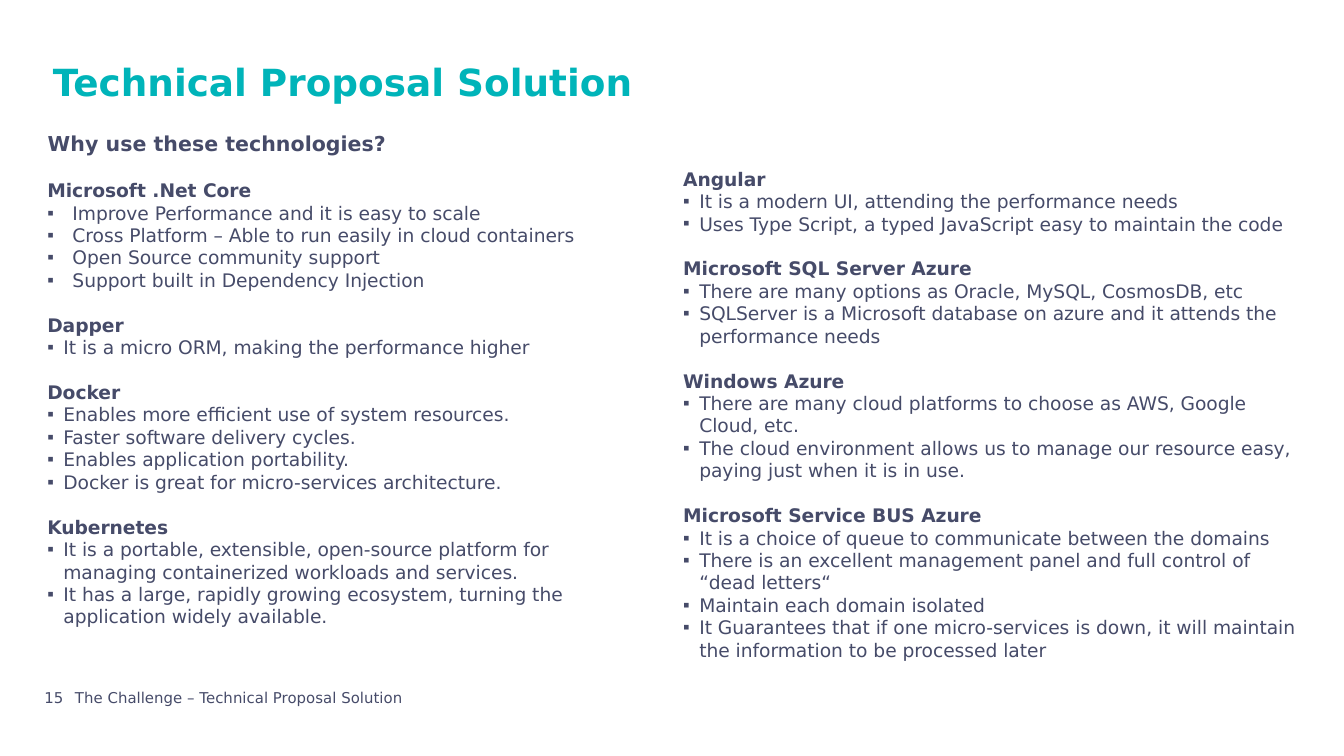
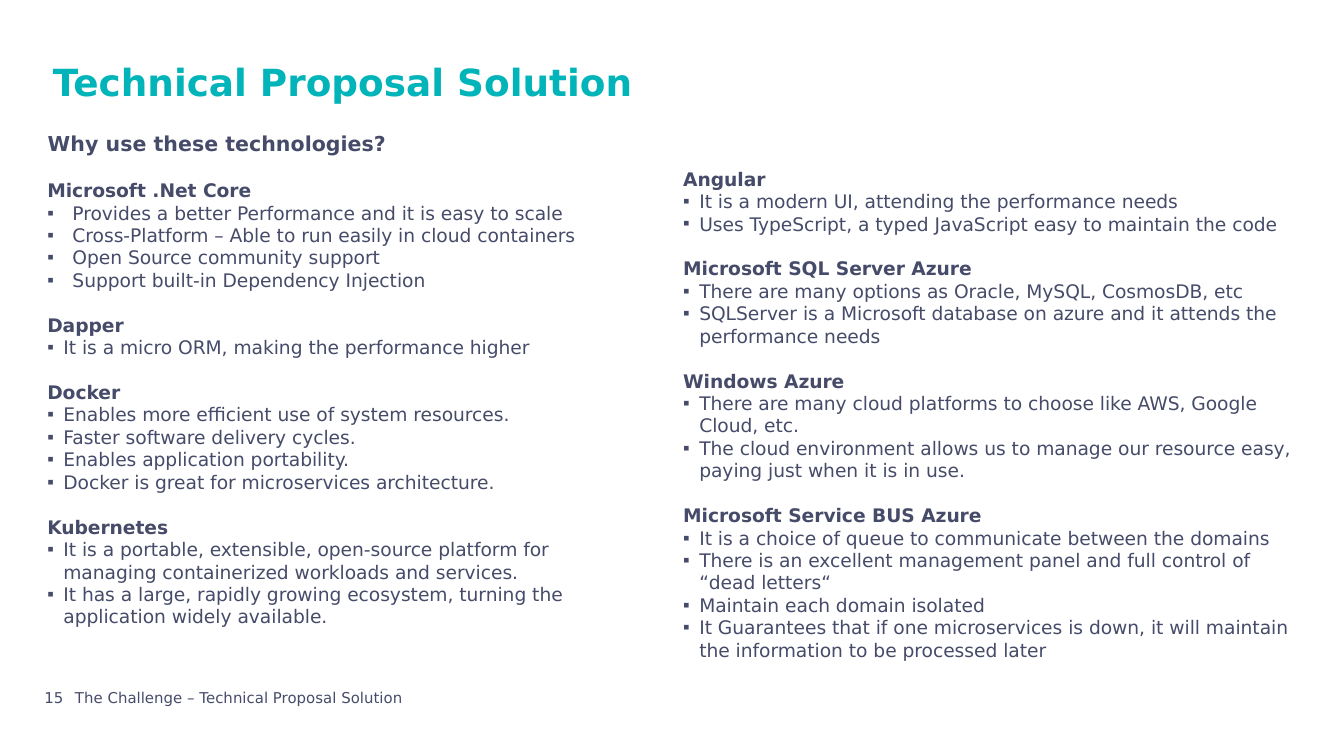
Before and after one commit to andreraica/ScooterRental, a slide deck: slide 15 of documentation/Presentation.pptx. Drawn at 1344x756 pixels with LibreOffice and Linux fonts; fonts in the diff are those of the drawing; background and template pictures are left out. Boxes give left, top, right and bottom in pixels: in the first picture for what was removed or moved away, otherwise in the second. Text is boxed around its words. In the diff, an @@ line names an element or a change of style, - is before the commit and + after.

```diff
--- a/documentation/Presentation.pptx
+++ b/documentation/Presentation.pptx
@@ text at box(72, 206, 575, 246): text changed @@
-▪ Improve Performance and it is easy to scale
-▪ Cross Platform – Able to run easily in cloud containers
+▪ Provides a better Performance and it is easy to scale
+▪ Cross-Platform – Able to run easily in cloud containers
@@ text at box(699, 217, 1277, 235): spaces changed @@
-  ▪ Uses Type Script, a typed JavaScript easy to maintain the code
+  ▪ Uses TypeScript, a typed JavaScript easy to maintain the code
@@ text at box(72, 273, 426, 291): text changed @@
-▪ Support built in Dependency Injection
+▪ Support built-in Dependency Injection
@@ text at box(699, 396, 1257, 434): text changed @@
-  ▪ There are many cloud platforms to choose as AWS, Google Cloud, etc.
+  ▪ There are many cloud platforms to choose like AWS, Google Cloud, etc.
@@ text at box(63, 475, 494, 493): text changed @@
-  ▪ Docker is great for micro-services architecture.
+  ▪ Docker is great for microservices architecture.
@@ text at box(699, 620, 1288, 661): text changed @@
-  ▪ It Guarantees that if one micro-services is down, it will maintain the information to be processed later
+  ▪ It Guarantees that if one microservices is down, it will maintain the information to be processed later
```
Also in this commit, not shown: 2 other slides changed, 1 other file.
